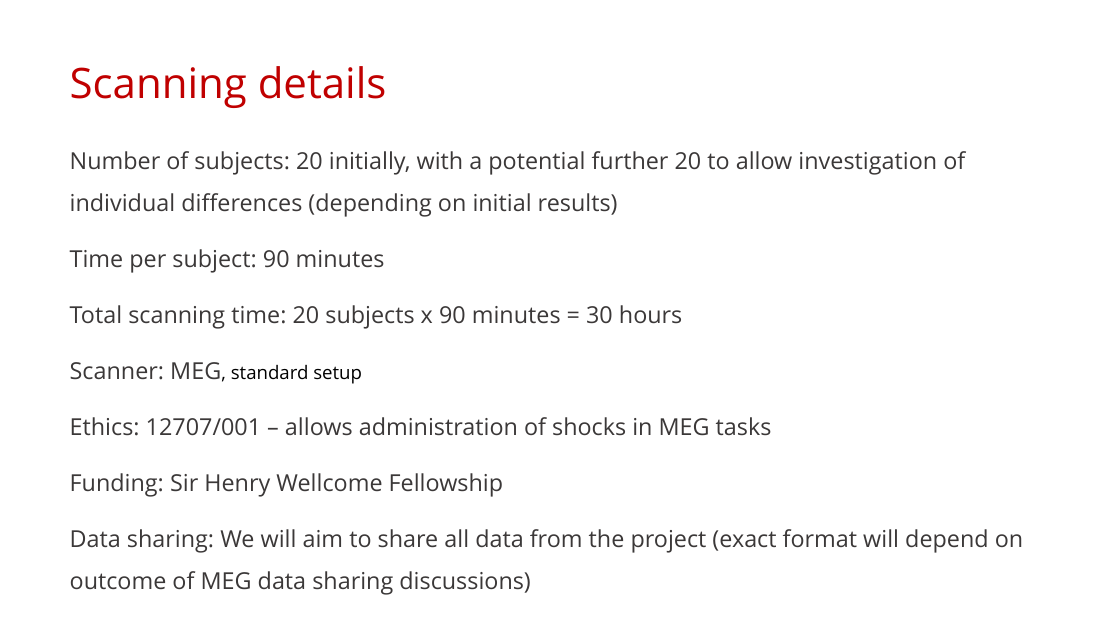
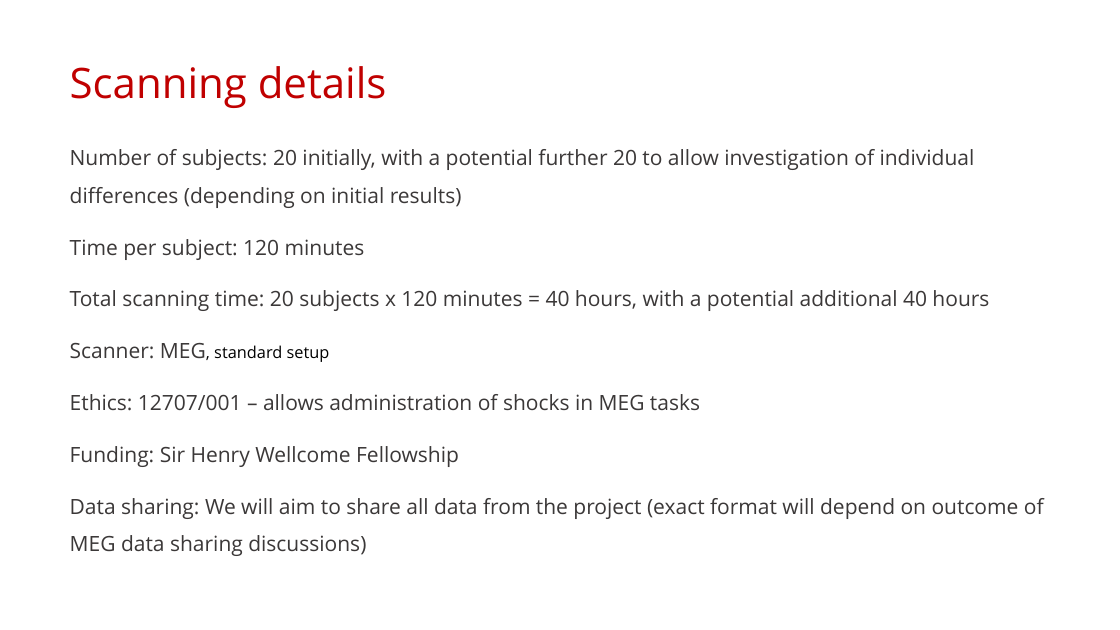
Before and after one commit to tobywise/MEG_replay, a slide deck: slide 13 of Slides/project_presentation_23_03_18.pptx. Drawn at 1120x630 pixels with LibreOffice and Linux fonts; fonts in the diff are those of the drawing. Boxes give left, top, right and bottom in pixels: in the first picture for what was removed or moved away, otherwise in the second. Text is boxed around its words. In the diff, an @@ line names an element or a change of style, - is before the commit and + after.

```diff
--- a/Slides/project_presentation_23_03_18.pptx
+++ b/Slides/project_presentation_23_03_18.pptx
@@ text at (x1=70, y1=149, x2=1044, y2=556): size 20 to 18 pt in "Number of subjects: 20 initially, with a ...", "Scanner: MEG,", "Ethics: 12707/001 – allows administration of shocks ...", "Funding: Sir Henry Wellcome Fellowship" and 1 more places; size 16 to 14 pt in "MEG, standard setup" @@
@@ text at (x1=70, y1=239, x2=989, y2=311): text changed; size 20 to 18 pt @@
-Time per subject: 90 minutes
-Total scanning time: 20 subjects x 90 minutes = 30 hours
+Time per subject: 120 minutes
+Total scanning time: 20 subjects x 120 minutes = 40 hours, with a potential additional 40 hours
```
Also in this commit, not shown: 1 other slide changed, 7 other files.
